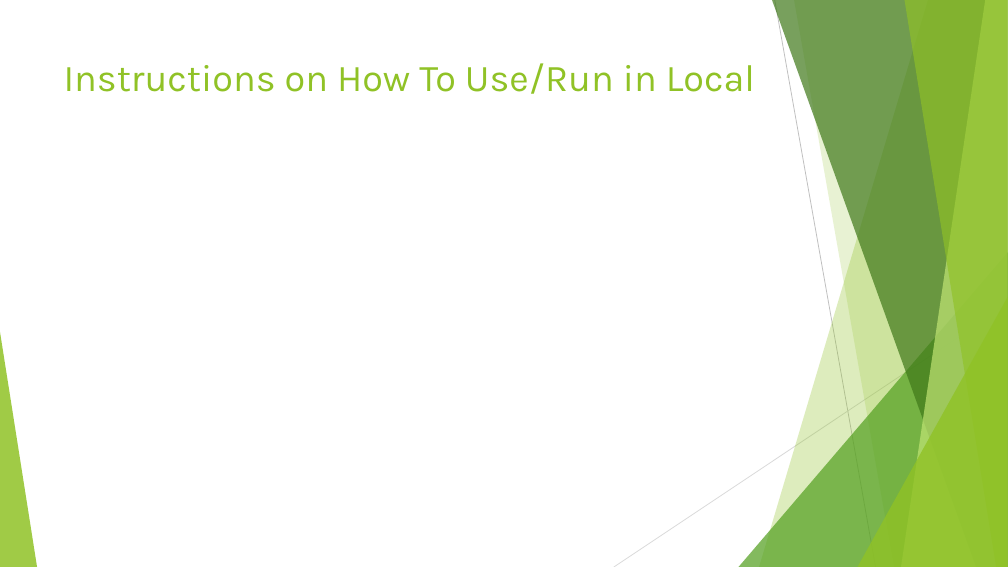
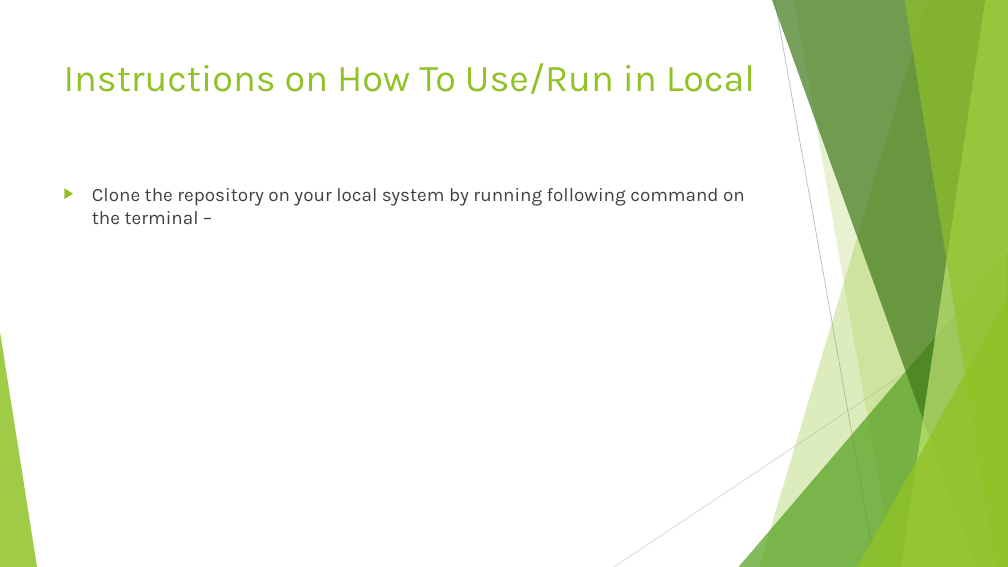
Before and after one commit to hsiddhu2/CourseProject, a slide deck: slide 12 of documentation/Project Presentation.pptx (slide 11 before the commit). Drawn at 1008x567 pixels with LibreOffice and Linux fonts; fonts in the diff are those of the drawing. Boxes give left, top, right and bottom in pixels: in the first picture for what was removed or moved away, otherwise in the second. Text is boxed around its words. In the diff, an @@ line names an element or a change of style, - is before the commit and + after.

```diff
--- a/documentation/Project Presentation.pptx
+++ b/documentation/Project Presentation.pptx
@@ text added at bbox=[92, 188, 745, 224], 18 pt, text #404040 @@
+▶ Clone the repository on your local system by running following command on the terminal –
```
Also in this commit, not shown: 1 other slide changed, 1 slide added.
